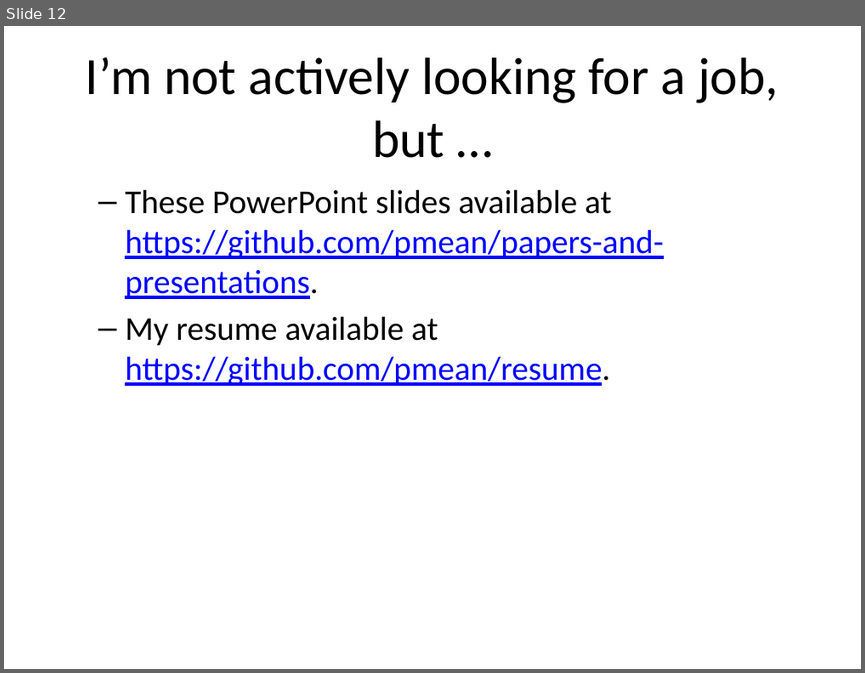
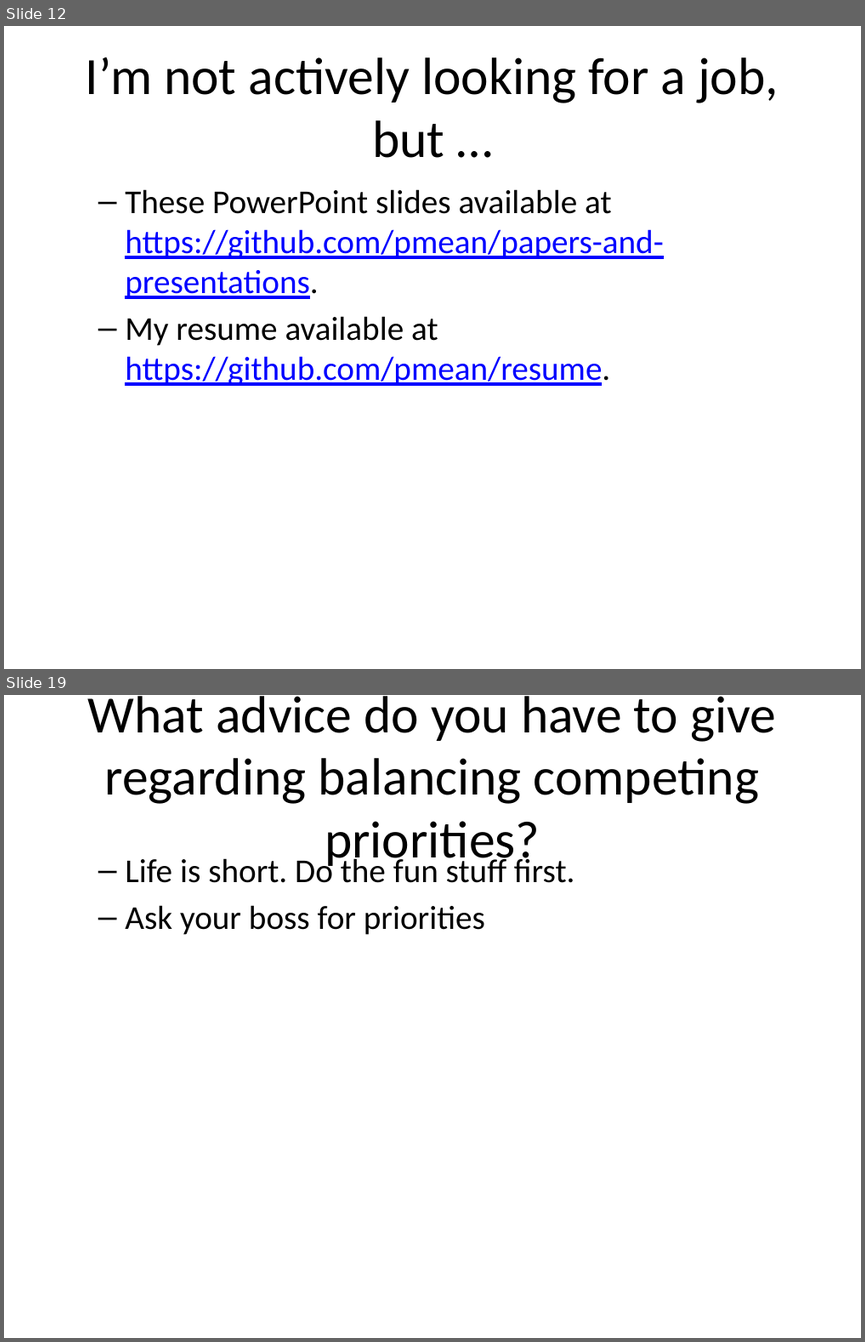
Before and after one commit to pmean/papers-and-presentations, a slide deck: consulting-careers/introduction.pptx. Shown one above the other, each under a label of ours: slide 12 before the commit, slides 12 and 19 after it; the slides between them are not shown. The pictures are 865x673 and 865x1342 pixels, drawn with LibreOffice and Linux fonts; fonts in the diff are those of the drawing. Boxes give left, top, right and bottom in pixels: in the first picture for what was removed or moved away, otherwise in the second. Text is boxed around its words. In the diff, an @@ line names an element or a change of style, - is before the commit and + after.

```diff
--- a/consulting-careers/introduction.pptx
+++ b/consulting-careers/introduction.pptx
@@ slide 19 added at <box>4,695,861,1338</box>, background #FFFFFF @@
@@ title added at <box>88,696,776,870</box>, 44 pt, text #000000 @@
+What advice do you have to give regarding balancing competing priorities?
@@ text added at <box>125,854,575,935</box>, 28 pt, text #000000 @@
+  – Life is short. Do the fun stuff first.
+  – Ask your boss for priorities
```
Also in this commit, not shown: 9 other slides added, 2 other files.
